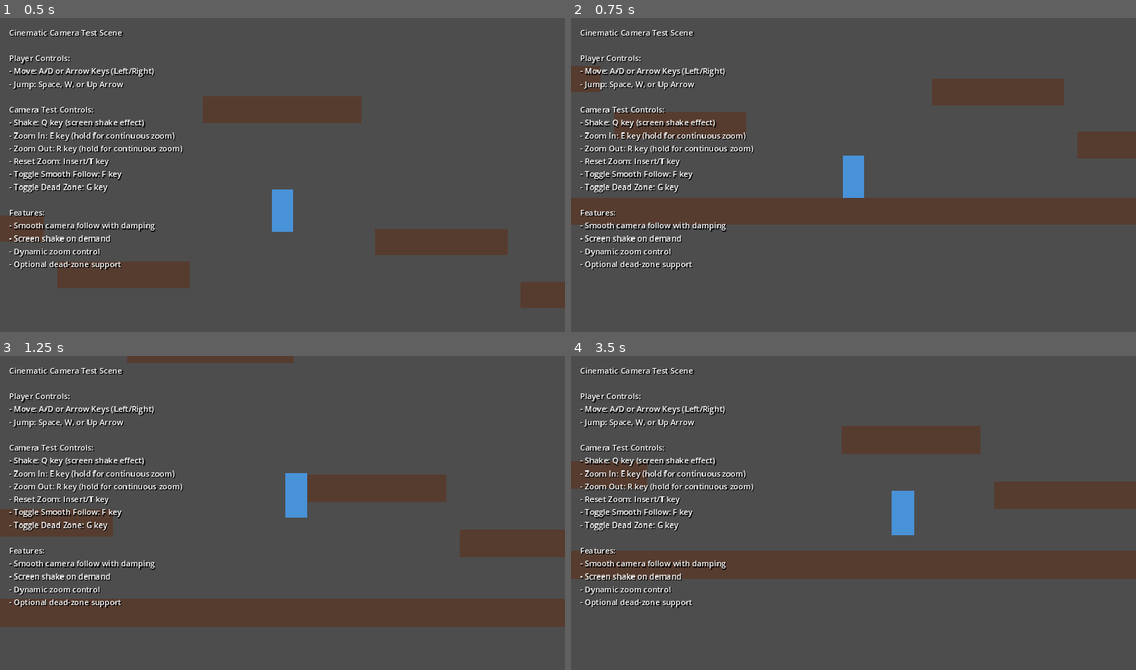
Above: before the commit, frames 1-4 (two rows, left to right).
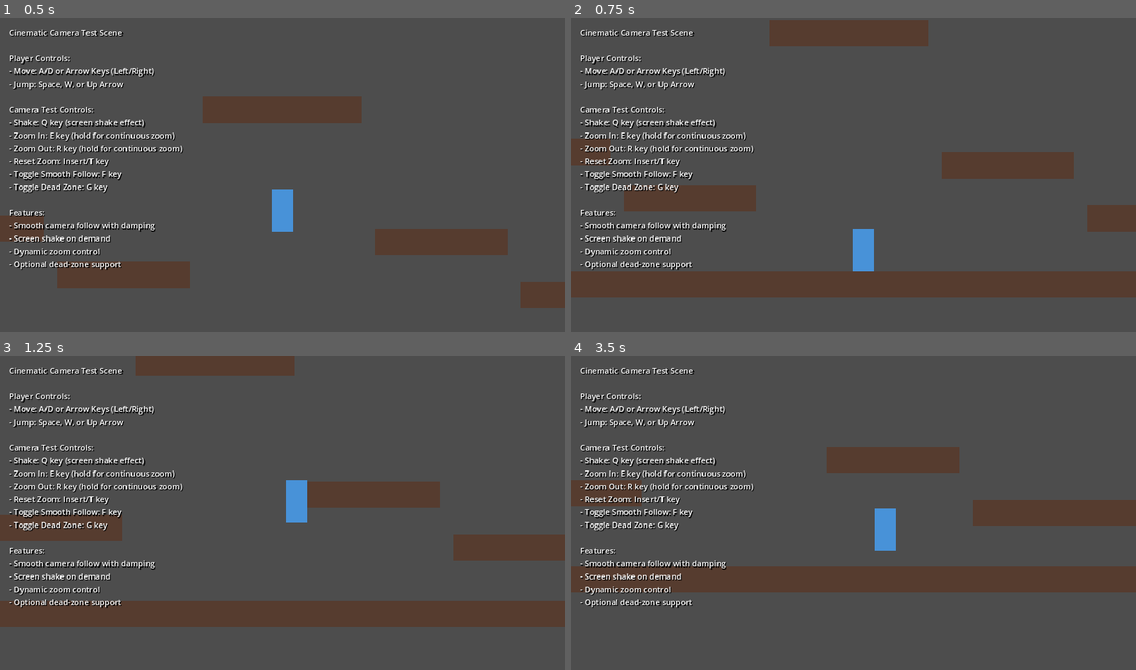
Above: after the commit, the same moments.

Repository: ANURAGNAKUL2702/ECHOES-OF-ASH
Game: Godot game, scene res://scenes/camera_test.tscn
The game is run twice, just before and just after one commit, with the same random seed, the same clock (stepped at 60 frames per second) and the same inputs. This scene is started directly instead of the project's main scene.
Inputs:
- Up to frame 1 (0.5 s): no input
- Up to frame 2 (0.75 s): tap Enter (ui_accept) at 0.5, 0.6 s; hold D (move_right) from 0.53 s (still down); hold F from 0.53 s (still down)
- Up to frame 3 (1.25 s): keep holding D (move_right); keep holding F; tap Space (jump) at 0.77 s
- Up to frame 4 (3.5 s): release F at 1.28 s; tap F at 1.35, 3.05 s; tap Space (jump) at 1.52, 3.02 s; tap G at 1.55 s; release D (move_right) at 2.03 s; hold A (move_left) 2.03-2.78 s; hold G 2.03-2.78 s; tap Enter (ui_accept) at 2.3, 2.85 s; hold D (move_right) from 2.78 s (still down)

Frame 1 is identical in both runs. In frame 2, 27% of the frame differs, in the area x 0-100%, y 0-89%; in frame 3, 4.2%; in frame 4, 17%.
Error after the commit: Parse Error: Static function "is_key_label_just_pressed()" not found in base "GDScriptNativeClass". (res://scripts/camera_test.gd:87)

Commit message:
Fix code review issues: improve key handling and optimize time calculation
Co-authored-by: ANURAGNAKUL2702 <192670712+ANURAGNAKUL2702@users.noreply.github.com>

Diff:
--- a/scripts/camera_test.gd
+++ b/scripts/camera_test.gd
@@ -81,12 +81,15 @@
 		camera.reset_zoom()
 
 	# Toggle smooth follow with F
-	if Input.is_key_pressed(KEY_F) and Input.is_action_just_pressed("ui_accept"):
+	if Input.is_physical_key_pressed(KEY_F) and not Input.is_physical_key_pressed(KEY_F):
+		pass  # This was creating an issue, using direct key check below instead
+
+	if Input.is_key_label_just_pressed(KEY_F):
 		camera.smooth_follow = not camera.smooth_follow
 		print("Smooth follow: ", camera.smooth_follow)
 
 	# Toggle dead zone with G
-	if Input.is_key_pressed(KEY_G):
+	if Input.is_key_label_just_pressed(KEY_G):
 		camera.enable_dead_zone = not camera.enable_dead_zone
 		print("Dead zone: ", camera.enable_dead_zone)
 
--- a/scripts/cinematic_camera_2d.gd
+++ b/scripts/cinematic_camera_2d.gd
@@ -249,8 +249,9 @@
 
 	# Generate shake offset using sine wave for smooth oscillation
 	var shake_amount = _current_shake_intensity
-	_shake_offset.x = sin(Time.get_ticks_msec() * 0.001 * shake_frequency) * shake_amount
-	_shake_offset.y = cos(Time.get_ticks_msec() * 0.001 * shake_frequency * 0.7) * shake_amount
+	var time_seconds = Time.get_ticks_msec() * 0.001
+	_shake_offset.x = sin(time_seconds * shake_frequency) * shake_amount
+	_shake_offset.y = cos(time_seconds * shake_frequency * 0.7) * shake_amount
 
 	# Check if shake has ended
 	if _shake_time_remaining <= 0.0:
